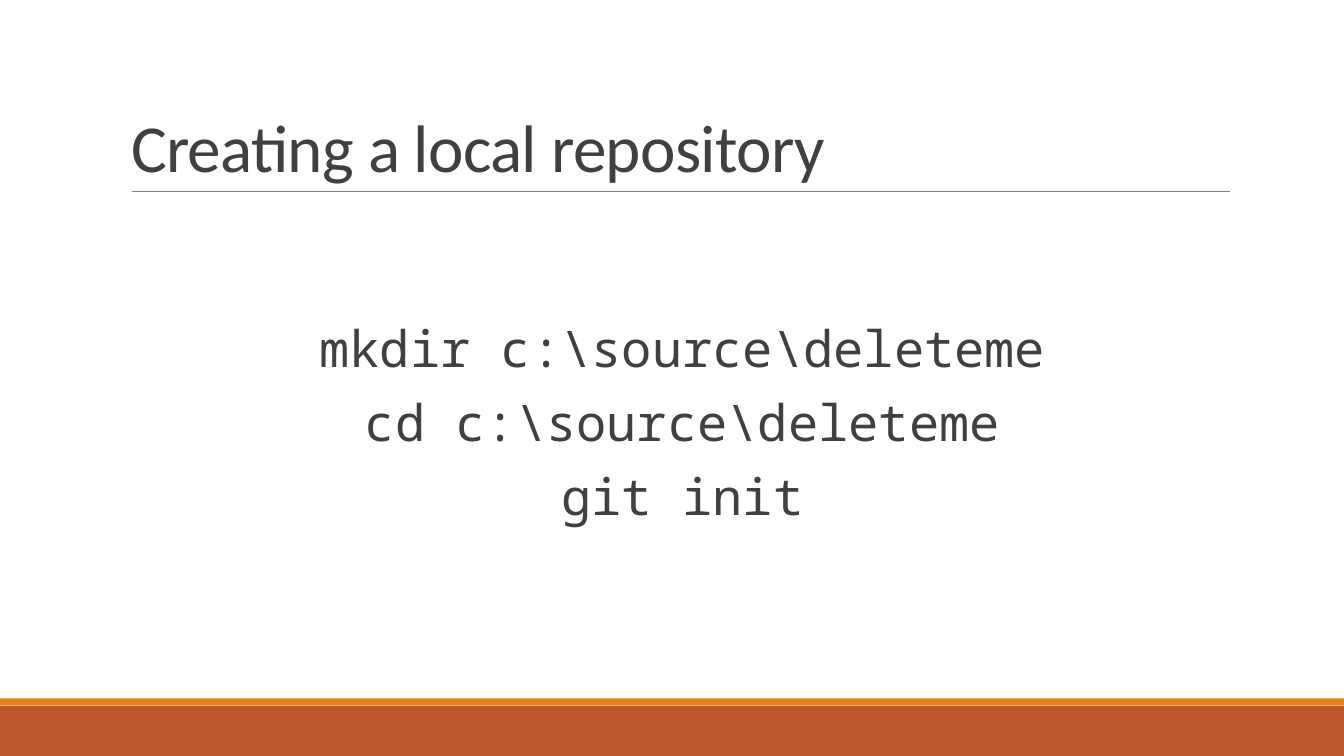
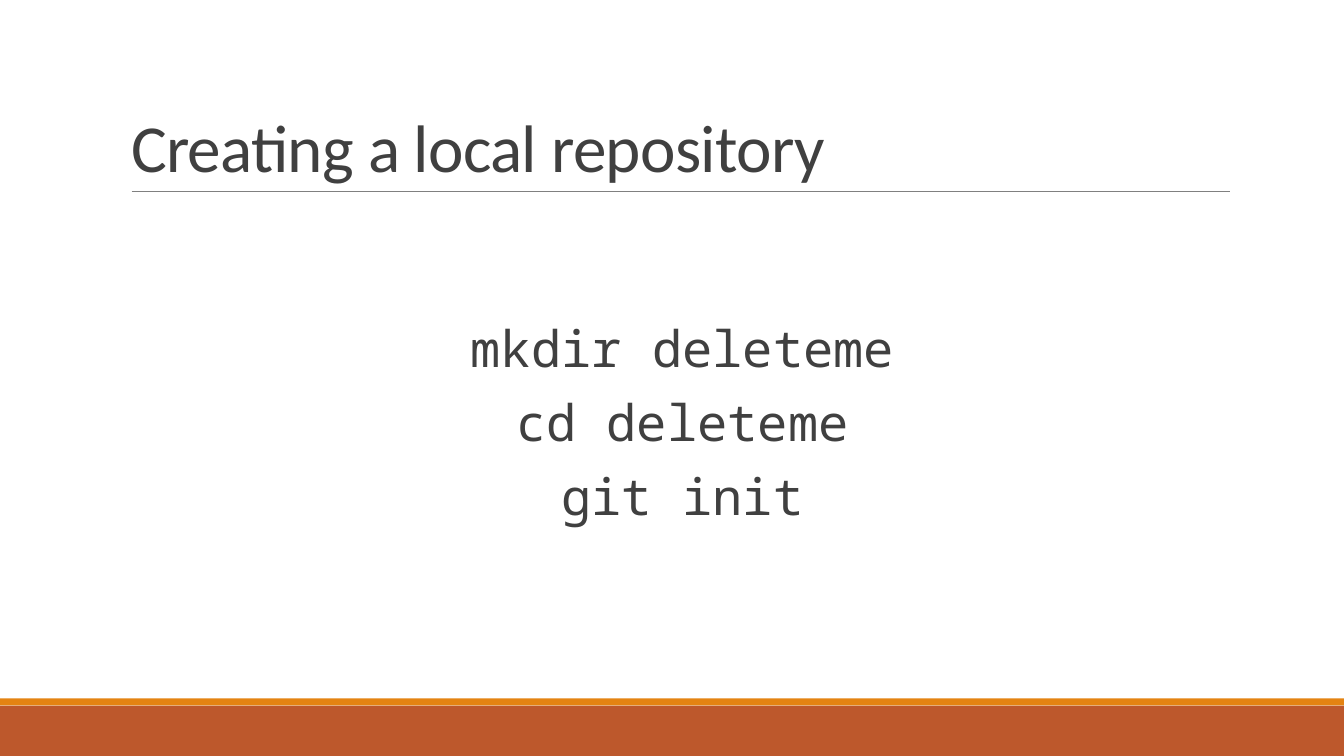
Before and after one commit to kdbaker/Presentation-GitWorkshop, a slide deck: slide 10 of GIT Workshop.pptx. Drawn at 1344x756 pixels with LibreOffice and Linux fonts; fonts in the diff are those of the drawing; background and template pictures are left out. Boxes give left, top, right and bottom in pixels: in the first picture for what was removed or moved away, otherwise in the second. Text is boxed around its words. In the diff, an @@ line names an element or a change of style, - is before the commit and + after.

Commit message:
updated path text

```diff
--- a/GIT Workshop.pptx
+++ b/GIT Workshop.pptx
@@ text at box(471, 328, 894, 442): text changed @@
-  mkdir c:\source\deleteme
-  cd c:\source\deleteme
+  mkdir deleteme
+  cd deleteme
```
